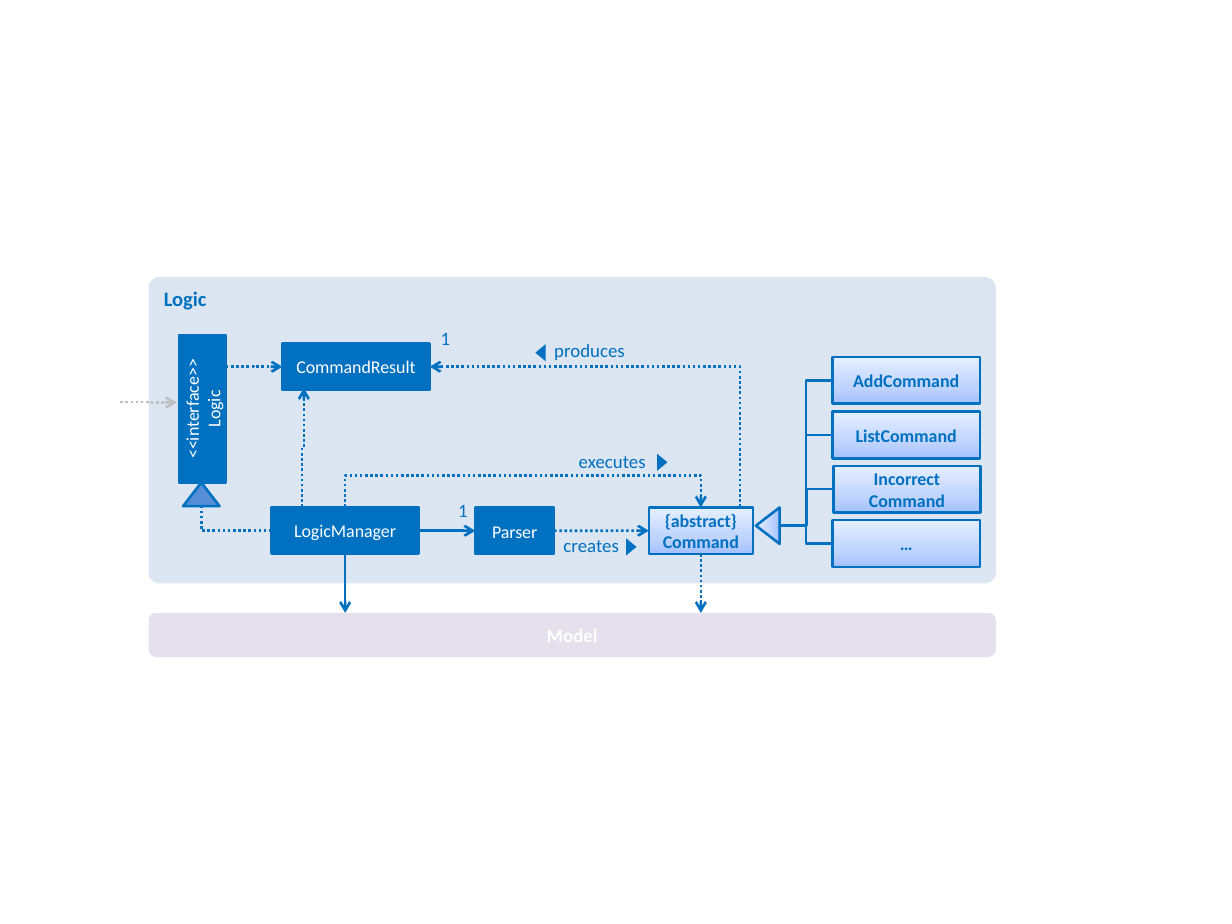
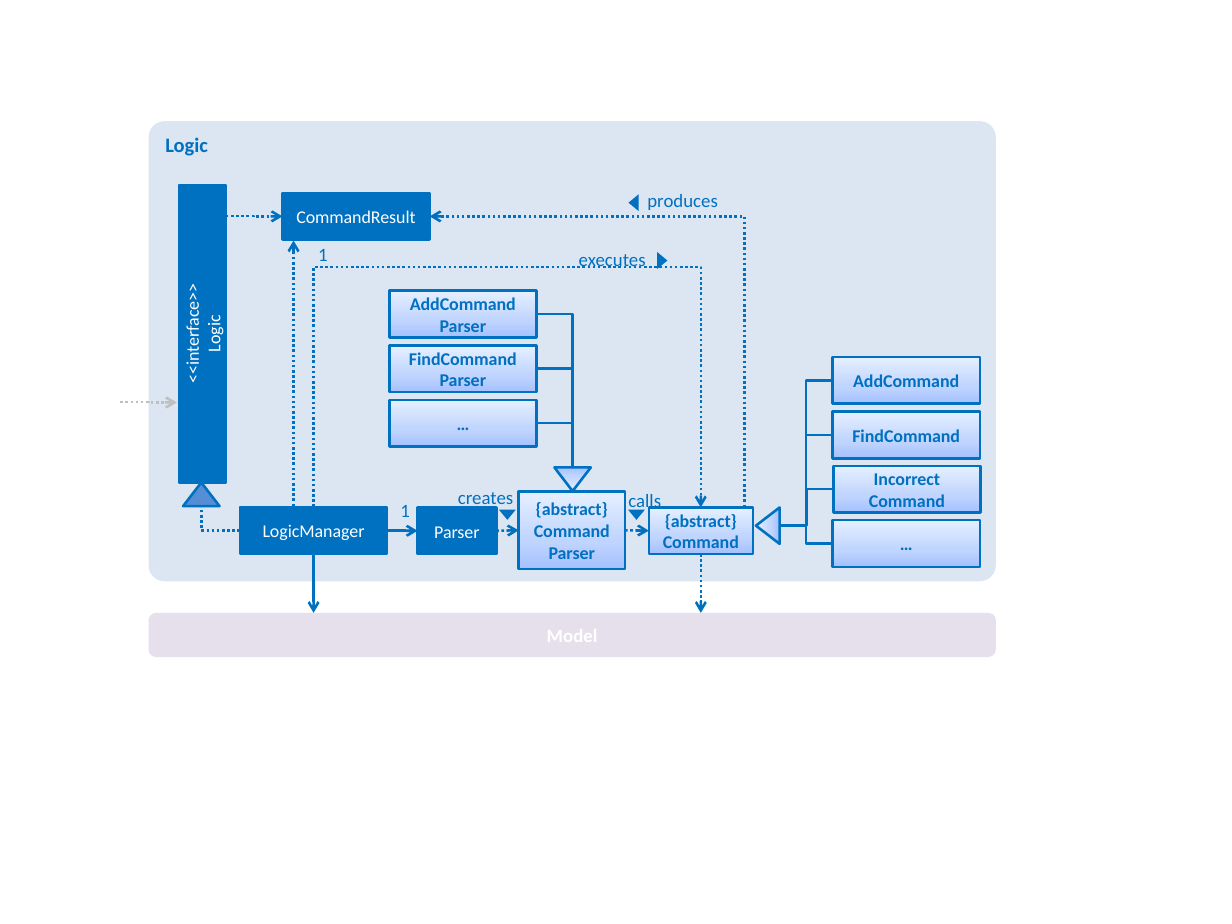
Before and after one commit to tanboonjoon/main, a slide deck: slide 5 of docs/diagrams/Diagrams.pptx. Drawn at 1232x924 pixels with LibreOffice and Linux fonts; fonts in the diff are those of the drawing. Boxes give left, top, right and bottom in pixels: in the first picture for what was removed or moved away, otherwise in the second. Text is boxed around its words. In the diff, an @@ line names an element or a change of style, - is before the commit and + after.

```diff
--- a/docs/diagrams/Diagrams.pptx
+++ b/docs/diagrams/Diagrams.pptx
@@ rounded rectangle "Logic" resized from (x1=149, y1=277, x2=997, y2=583) to (x1=149, y1=121, x2=997, y2=580) @@
@@ rectangle "<<interface>>" resized from (x1=180, y1=335, x2=227, y2=483) to (x1=180, y1=185, x2=227, y2=483) @@
@@ rectangle "CommandResult" moved from (x1=282, y1=344, x2=430, y2=391) to (x1=282, y1=193, x2=430, y2=240) @@
@@ triangle moved from (x1=536, y1=344, x2=546, y2=361) to (x1=628, y1=193, x2=638, y2=211) @@
@@ text "produces" moved from (x1=554, y1=344, x2=625, y2=360) to (x1=647, y1=194, x2=718, y2=210) @@
@@ elbow arrow moved from (225, 366) - (282, 367) to (225, 216) - (282, 217) @@
@@ elbow arrow moved from (739, 527) - (430, 367) to (739, 508) - (430, 217) @@
@@ elbow arrow moved from (302, 508) - (304, 388) to (293, 506) - (293, 240) @@
@@ text "1" moved from (x1=441, y1=333, x2=451, y2=345) to (x1=318, y1=249, x2=328, y2=261) @@
@@ text "executes" moved from (x1=579, y1=456, x2=646, y2=468) to (x1=579, y1=254, x2=646, y2=268) @@
@@ triangle moved from (x1=658, y1=453, x2=668, y2=471) to (x1=658, y1=251, x2=668, y2=269) @@
@@ elbow arrow moved from (345, 508) - (701, 508) to (314, 508) - (701, 508) @@
@@ rectangle added at (x1=389, y1=291, x2=537, y2=338), fill gradient #A4C4FF to #BFD4FF to #E6EEFF, outline #0070C0 1.5 pt, 10.5 pt, text #0070C0, bold @@
+AddCommand
+Parser
@@ elbow line added from (537, 314) to (573, 467), #0070C0 1.5 pt @@
@@ rectangle added at (x1=389, y1=345, x2=537, y2=392), fill gradient #A4C4FF to #BFD4FF to #E6EEFF, outline #0070C0 1.5 pt, 10.5 pt, text #0070C0, bold @@
+FindCommand
+Parser
@@ elbow line added from (573, 467) to (537, 368), #0070C0 1.5 pt @@
@@ rectangle added at (x1=389, y1=400, x2=537, y2=447), fill gradient #A4C4FF to #BFD4FF to #E6EEFF, outline #0070C0 1.5 pt, 10.5 pt, text #0070C0, bold @@
+…
@@ elbow line added from (573, 467) to (537, 424), #0070C0 1.5 pt @@
@@ text in rectangle at (x1=852, y1=429, x2=960, y2=442): text changed @@
-ListCommand
+FindCommand
@@ triangle added at (x1=554, y1=467, x2=591, y2=490), fill gradient #A4C4FF to #BFD4FF to #E6EEFF, outline #0070C0 1.5 pt @@
@@ elbow line moved from (271, 531) - (201, 506) to (240, 531) - (201, 506) @@
@@ rectangle "LogicManager" moved from (x1=271, y1=508, x2=419, y2=554) to (x1=240, y1=508, x2=388, y2=554) @@
@@ text "1" moved from (x1=458, y1=505, x2=468, y2=517) to (x1=400, y1=505, x2=410, y2=517) @@
@@ rectangle "Parser" moved from (x1=476, y1=508, x2=554, y2=554) to (x1=418, y1=508, x2=496, y2=554) @@
@@ text "creates" rewrapped from (x1=563, y1=540, x2=618, y2=552) to (x1=458, y1=492, x2=513, y2=509) @@
@@ rectangle added at (x1=519, y1=492, x2=625, y2=569), fill gradient #A4C4FF to #BFD4FF to #E6EEFF, outline #0070C0 1.5 pt, 10.5 pt, text #0070C0, bold @@
+{abstract}
+CommandParser
@@ text added at (x1=628, y1=494, x2=661, y2=512), 11 pt, text #0070C0 @@
+calls
@@ elbow arrow moved from (419, 531) - (476, 531) to (387, 531) - (418, 531) @@
@@ arrow added from (496, 531) to (519, 530), #0070C0 1.5 pt dashed @@
@@ triangle at (x1=499, y1=510, x2=516, y2=520): rotation 90 to 180 degrees @@
@@ arrow moved from (554, 531) - (649, 531) to (625, 530) - (649, 531) @@
@@ triangle added at (x1=628, y1=510, x2=646, y2=520), fill #0070C0 @@
@@ arrow moved from (345, 554) - (345, 612) to (314, 554) - (314, 612) @@
```
Also in this commit, not shown: 5 other slides changed.
